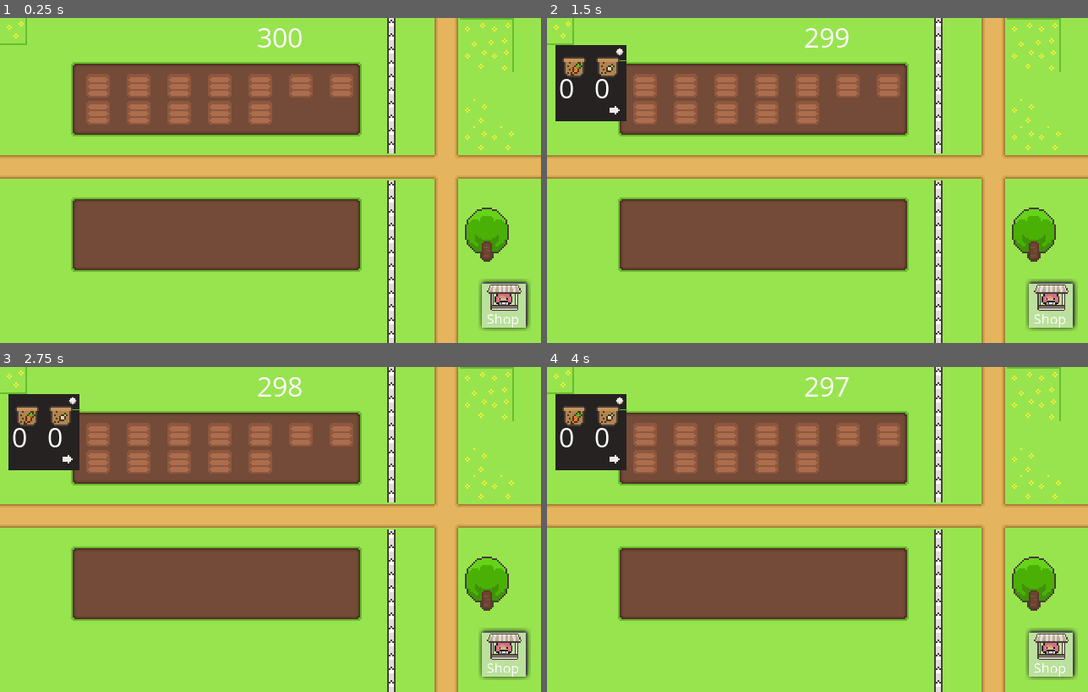
Above: before the commit, frames 1-4 (two rows, left to right).
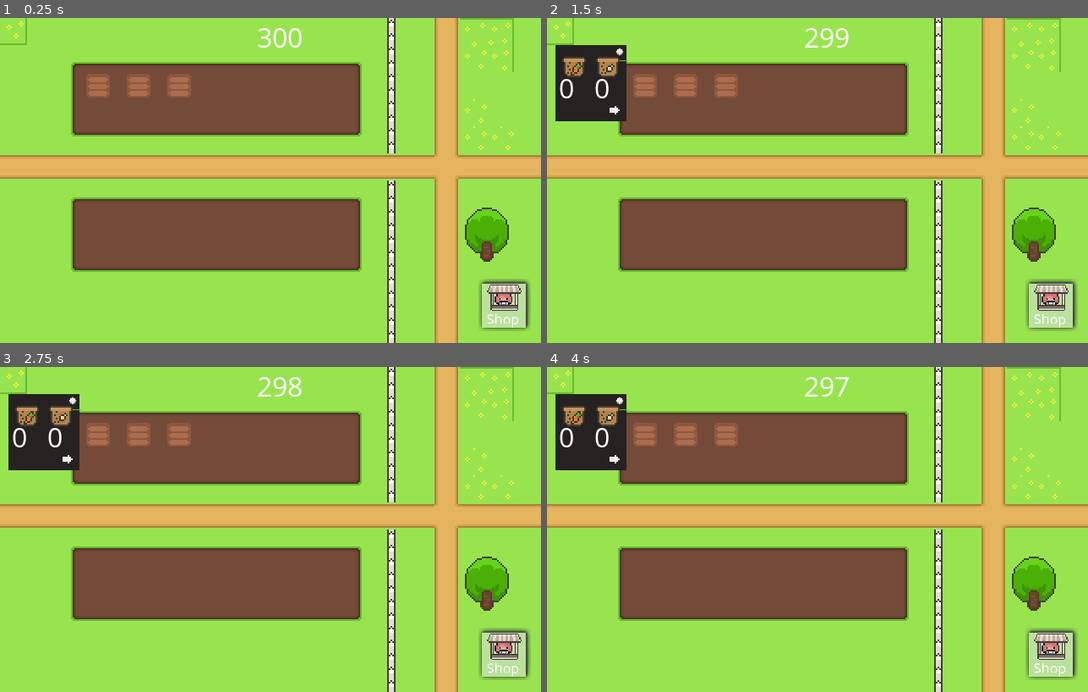
Above: after the commit, the same moments.

Repository: IPEACHI/Farm-in-Five-minute
Game: Godot game, scene res://Scene/Farmland.tscn
The game is run twice, just before and just after one commit, with the same random seed, the same clock (stepped at 60 frames per second) and the same inputs.
Inputs (mouse positions are in pixels of both pictures, inside the frame that each line leads up to):
- Up to frame 1 (0.25 s): no input
- Up to frame 2 (1.5 s): click (644, 86) at 0.52 s; click (574, 66) at 1.25 s
- Up to frame 3 (2.75 s): click (59, 415) at 2 s
- Up to frame 4 (4 s): click (611, 461) at 2.75 s; click (568, 461) at 3.5 s

The runs differ from the first frame. In frame 1, 2.8% of the frame differs, in the area x 15-66%, y 17-33%; in frame 2, 2.8%; in frame 3, 2.8%; in frame 4, 2.8%.

Commit message:
Update global.gd

Diff:
--- a/code/global.gd
+++ b/code/global.gd
@@ -15,4 +15,4 @@
 var cornseed = 0
 
 
-var farmlevel = 10
+var farmlevel = 1
